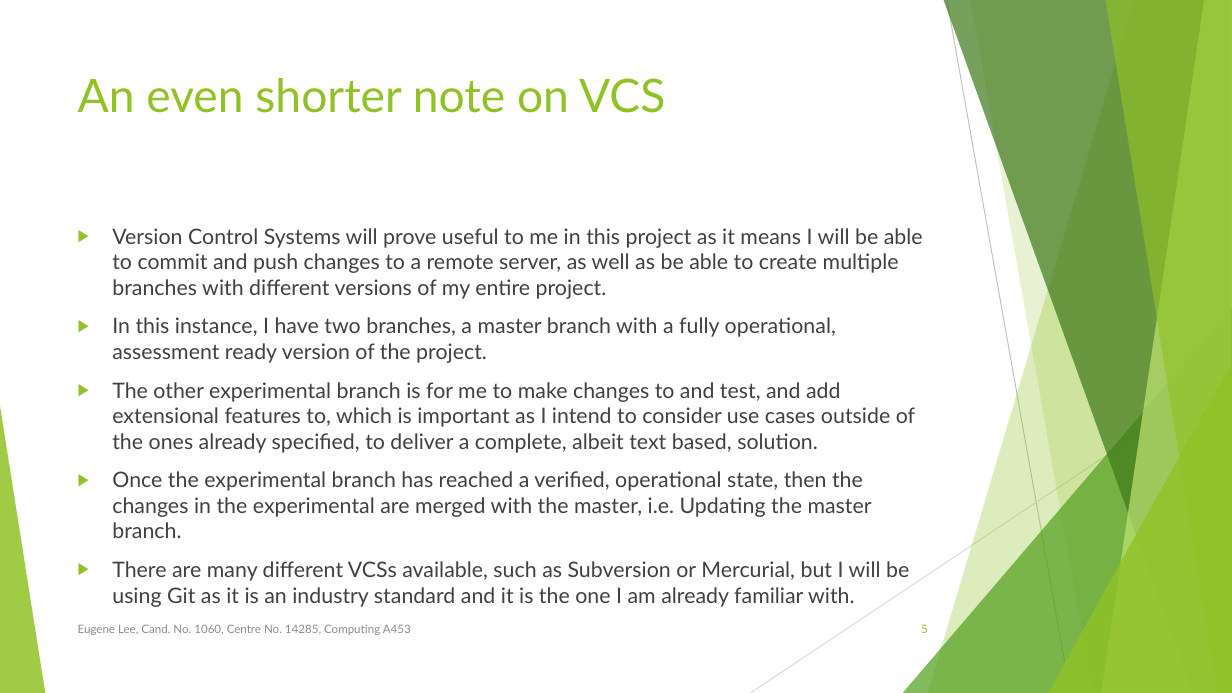
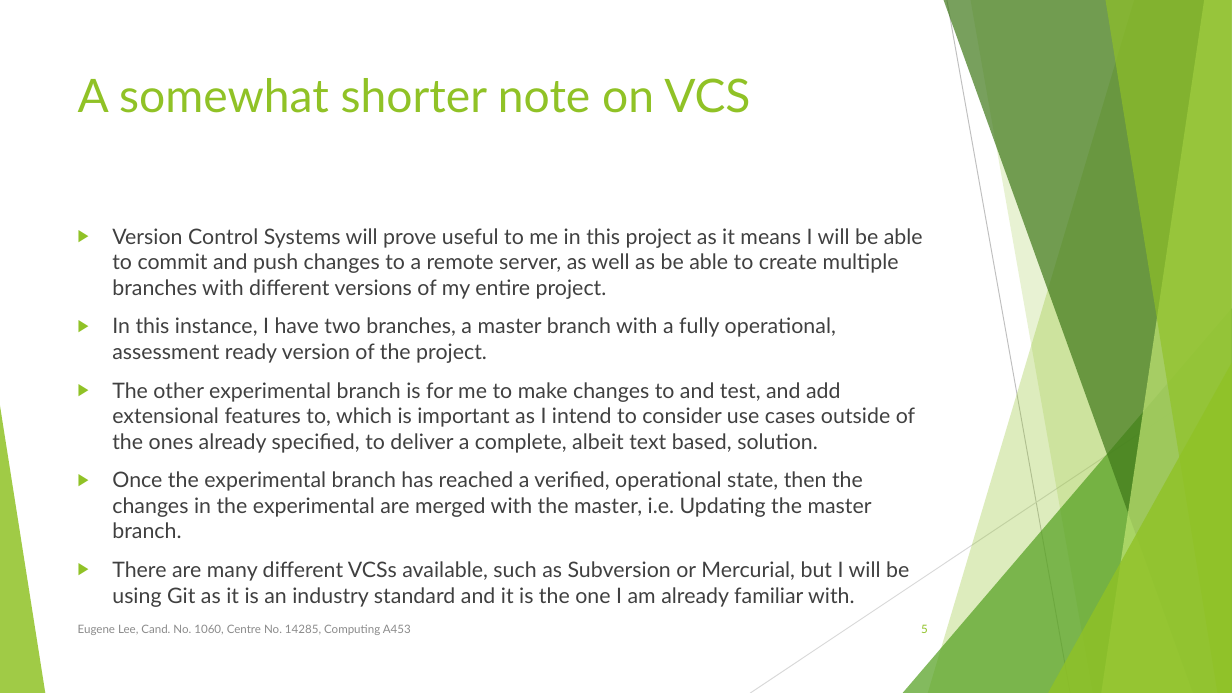
Before and after one commit to labcoatlazuli/python-arithmetic-quiz, a slide deck: slide 5 of A453 Presentation.pptx. Drawn at 1232x693 pixels with LibreOffice and Linux fonts; fonts in the diff are those of the drawing. Boxes give left, top, right and bottom in pixels: in the first picture for what was removed or moved away, otherwise in the second. Text is boxed around its words. In the diff, an @@ line names an element or a change of style, - is before the commit and + after.

```diff
--- a/A453 Presentation.pptx
+++ b/A453 Presentation.pptx
@@ title at (x1=78, y1=78, x2=750, y2=113): text changed @@
-An even shorter note on VCS
+A somewhat shorter note on VCS
```
Also in this commit, not shown: 1 other slide changed, 8 slides added, 7 other files.
